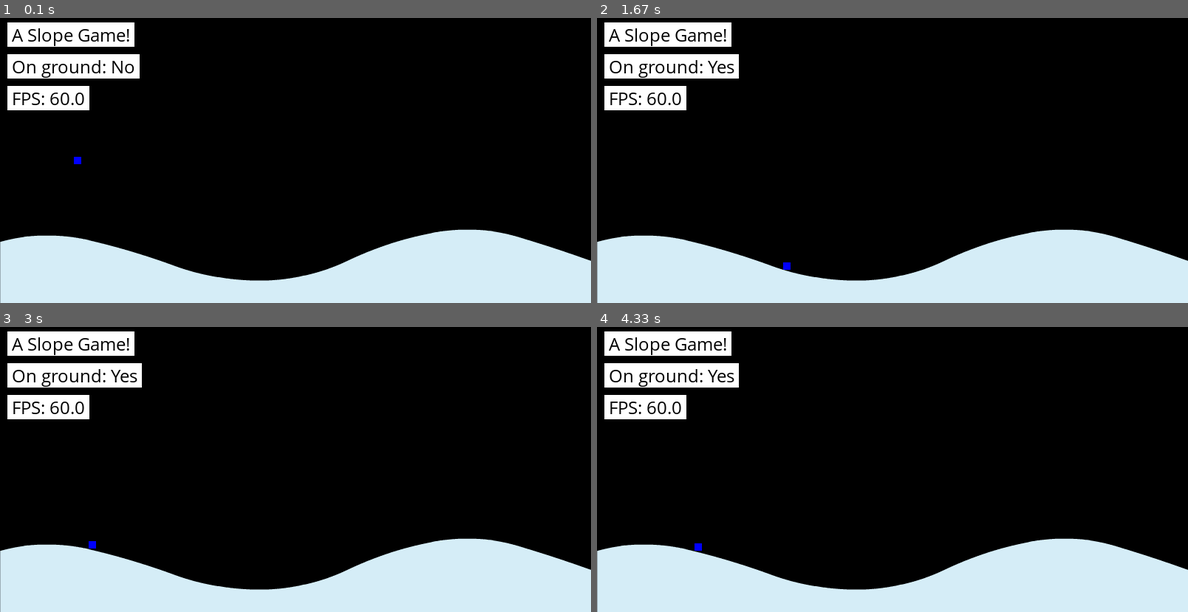
Above: before the commit, frames 1-4 (two rows, left to right).
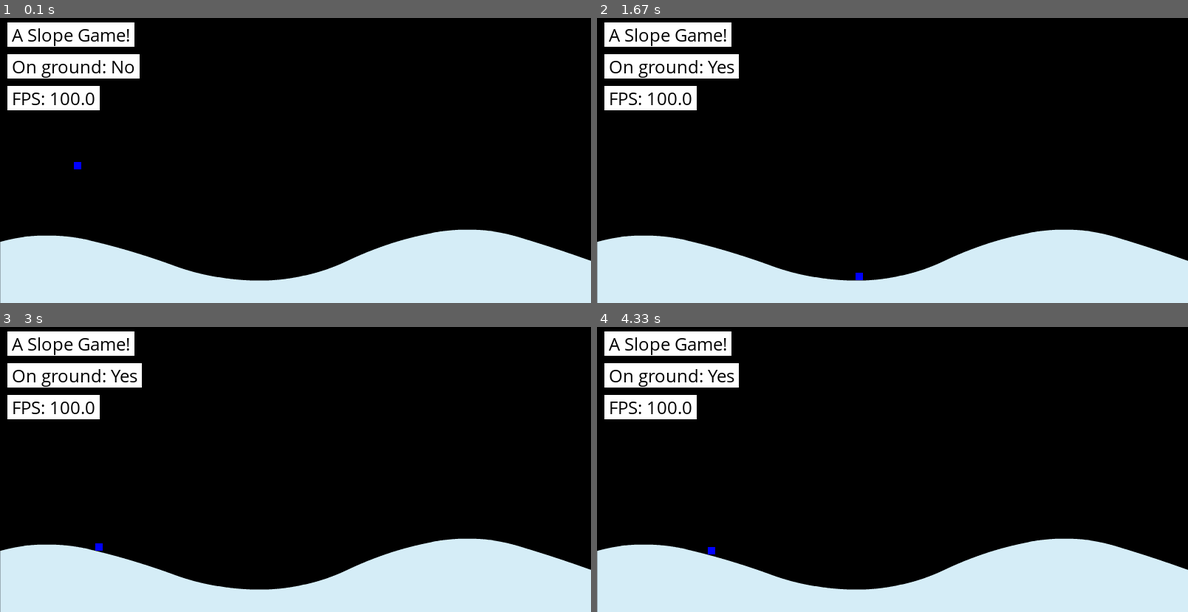
Above: after the commit, the same moments.

Repository: Spacha/Pygame
Game: pygame game, started from Slopes/main.py
Same seed, same stepped clock (60 frames per second), same inputs: the game is played once before the commit and once after it.
Inputs:
- Up to frame 1 (0.1 s): no input
- Up to frame 2 (1.67 s): hold Space 0.33-0.8 s; hold Right 0.33-0.8 s; hold Right 0.83-1.3 s; hold Right from 1.33 s (still down)
- Up to frame 3 (3 s): release Right at 1.8 s; hold Left 1.83-2.37 s; hold Left 2.4-2.8 s; hold Right from 2.83 s (still down)
- Up to frame 4 (4.33 s): release Right at 3.47 s; hold Left 3.5-3.97 s; hold Right from 4 s (still down)

The runs differ from the first frame. In frame 1, 0.3% of the frame differs, in the area x 8-17%, y 23-54%; in frame 2, 0.3%, in the area x 8-45%, y 23-92%; in frame 3, 0.3%; in frame 4, 0.3%.

Commit message:
Controls improved

Diff:
--- a/Slopes/main.py
+++ b/Slopes/main.py
@@ -182,6 +182,9 @@
 		# construct the parent
 		GameObject.__init__(self, 'Player')
 
+		self.max_velocity = 2.5
+		self.jump_strength = 5.0
+
 		self.height = height
 		self.width = width
 		self.color = clr
@@ -189,6 +192,10 @@
 		self.position.x = x
 		self.position.y = y
 
+		# Instructions
+		self._move_left = False
+		self._move_right = False
+
 	def draw(self, scr):
 		"""
 			Draw the object. This is different for each
@@ -203,19 +210,17 @@
 		return pg.Rect(self.position.x, self.position.y, self.width, self.height)
 
 	# Controls
-	def move_left(self):
-		self.velocity.x = -2.5
-
-	def move_right(self):
-		self.velocity.x = 2.5
-
-	def stop(self):
-		self.velocity.x = 0.0
+	# TODO: use setters
+	def move_left(self, move=True):
+		self.velocity.x += (-1 if move else 1)*self.max_velocity
+
+	def move_right(self, move=True):
+		self.velocity.x += (1 if move else -1)*self.max_velocity
 
 	def jump(self):
 		# player can only jump if it's on the ground
 		if self.on_ground:
-			self.velocity.y = -5.0
+			self.velocity.y = -self.jump_strength
 
 
 """
@@ -298,7 +303,7 @@
 # -------------------------------
 #         INIT THE GAME
 # -------------------------------
-FPS = 60.0
+FPS = 100.0
 # SCR_SIZE = (700, 800)
 SCR_SIZE = (800, 400)
 
@@ -330,13 +335,15 @@
 			if event.key == pg.K_SPACE:
 				player.jump()
 			if event.key == pg.K_LEFT:
-				player.move_left()
+				player.move_left(True)
 			if event.key == pg.K_RIGHT:
-				player.move_right()
+				player.move_right(True)
 
 		if event.type == pg.KEYUP:
-			if event.key == pg.K_LEFT or event.key == pg.K_RIGHT:
-				player.stop()
+			if event.key == pg.K_LEFT:
+				player.move_left(False)
+			if event.key == pg.K_RIGHT:
+				player.move_right(False)
 
 	# -------------------------------
 	#         Update Game
